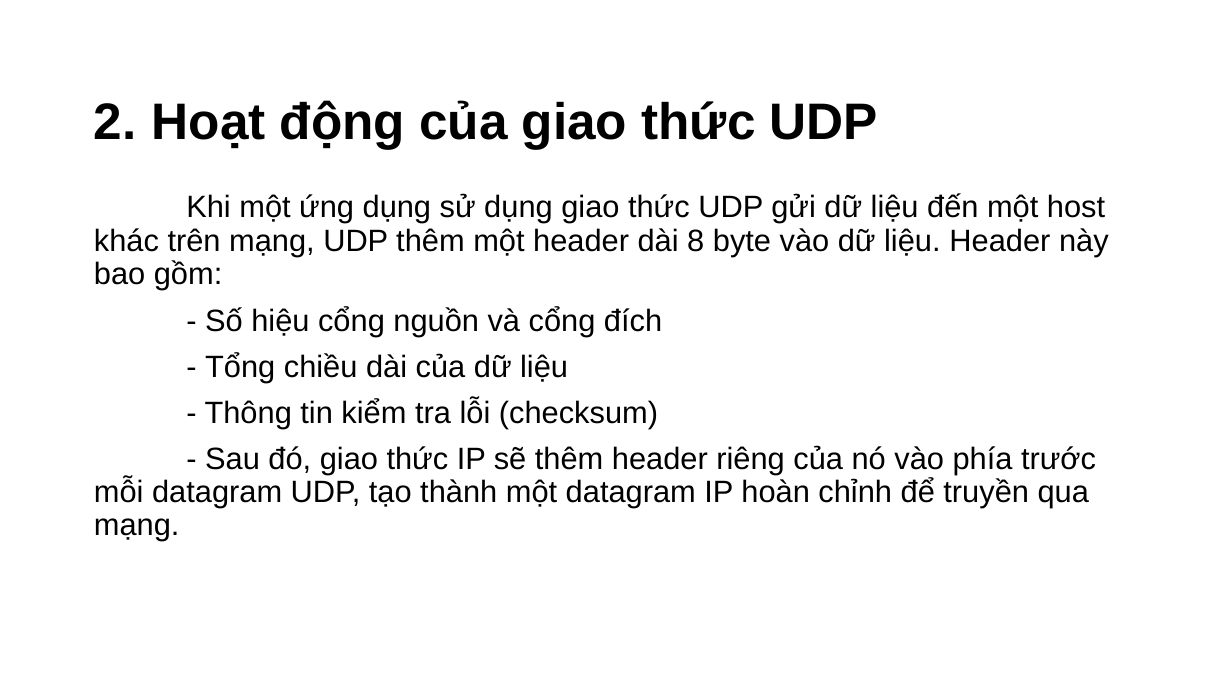
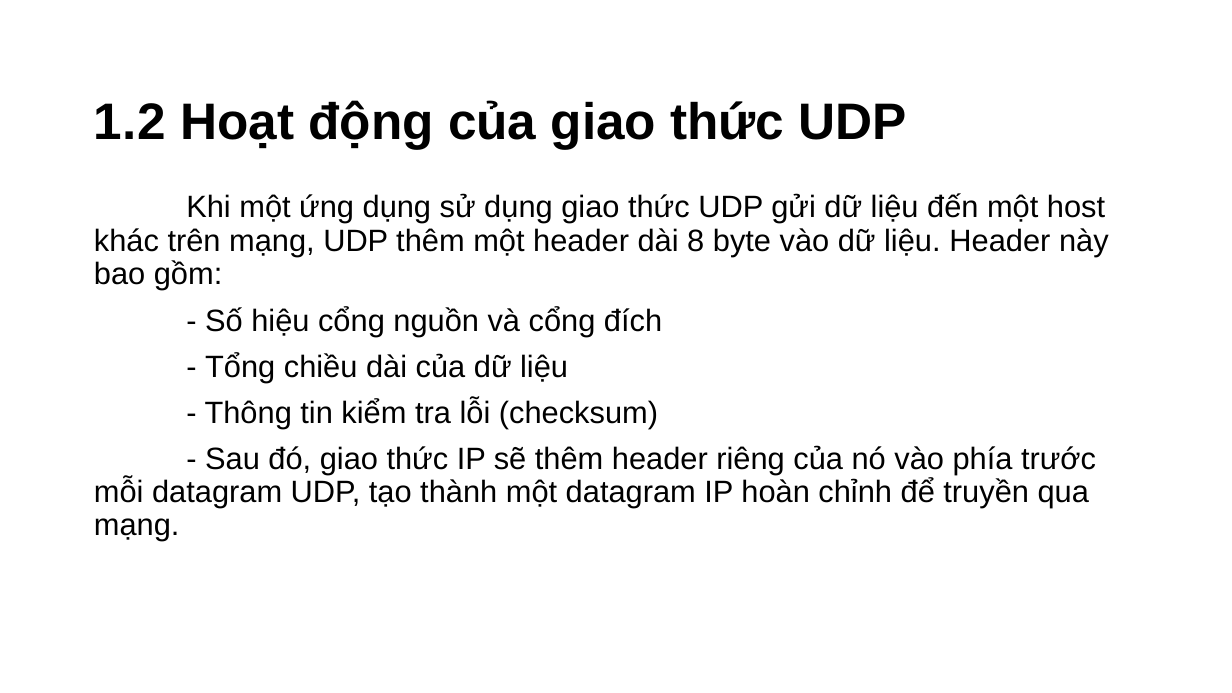
Before and after one commit to Cuid-1412/PowerPoint, a slide deck: slide 7 of Thuyết Trình Java.pptm. Drawn at 1232x693 pixels with LibreOffice and Linux fonts; fonts in the diff are those of the drawing; background and template pictures are left out. Boxes give left, top, right and bottom in pixels: in the first picture for what was removed or moved away, otherwise in the second. Text is boxed around its words. In the diff, an @@ line names an element or a change of style, - is before the commit and + after.

```diff
--- a/Thuyết Trình Java.pptm
+++ b/Thuyết Trình Java.pptm
@@ title at (x1=94, y1=100, x2=907, y2=149): text changed @@
-2. Hoạt động của giao thức UDP
+1.2 Hoạt động của giao thức UDP
```
Also in this commit, not shown: 6 other slides changed, 9 slides added.
